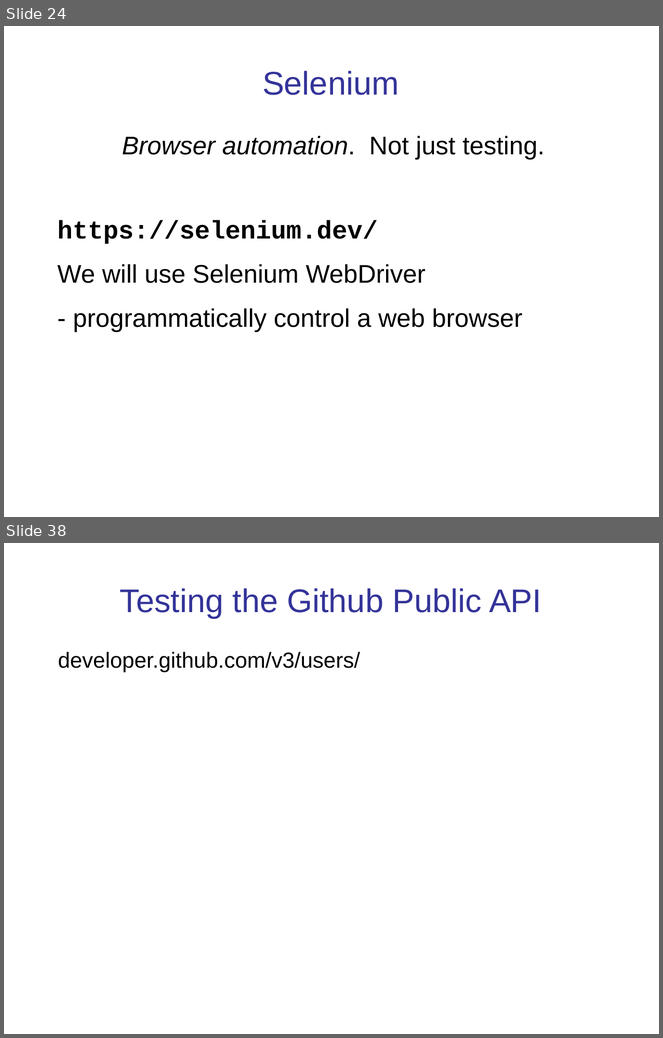
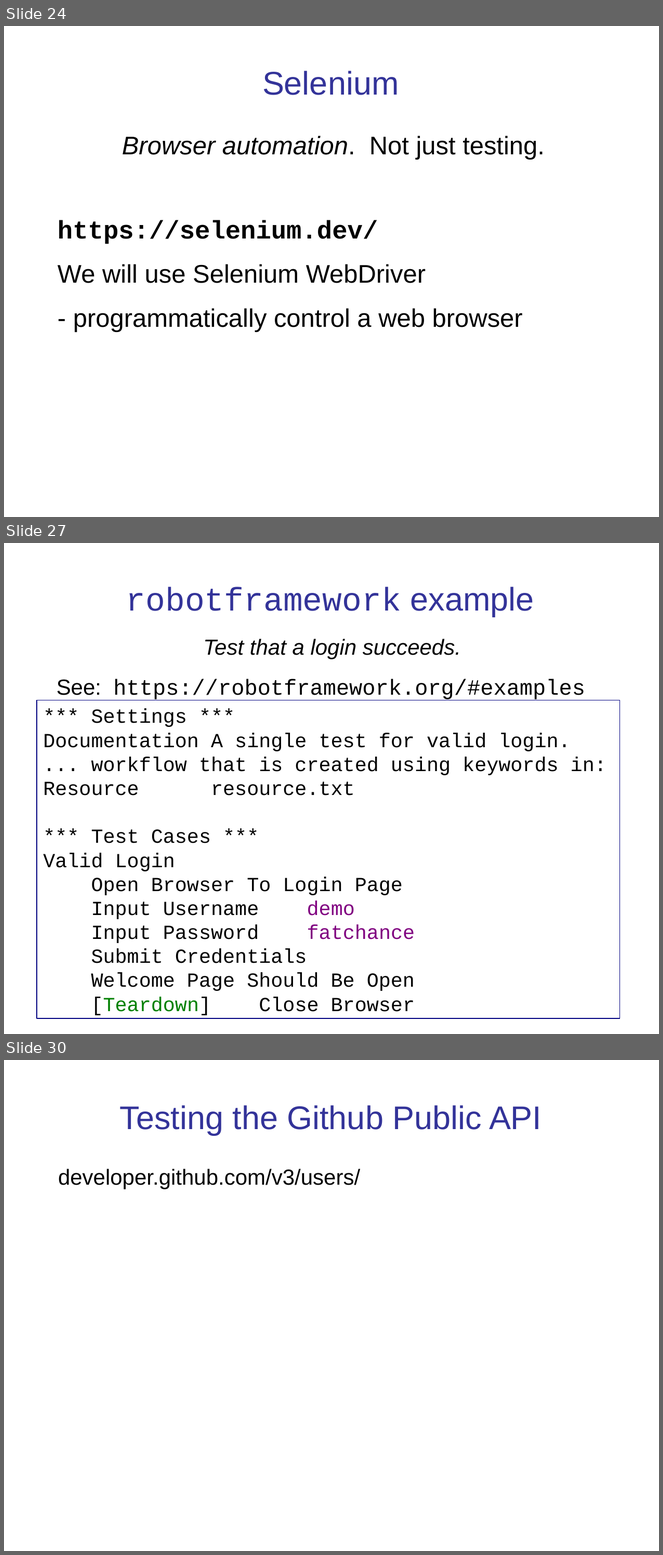
Before and after one commit to cpske/ISP, a slide deck: testing/WebTesting.ppt. Shown one above the other, each under a label of ours: slides 24 and 38 before the commit, slides 24, 27 and 30 after it; the slides between them are not shown. The pictures are 663x1038 and 663x1555 pixels, drawn with LibreOffice and Linux fonts; fonts in the diff are those of the drawing. Boxes give left, top, right and bottom in pixels: in the first picture for what was removed or moved away, otherwise in the second. Text is boxed around its words. In the diff, an @@ line names an element or a change of style, - is before the commit and + after.

```diff
--- a/testing/WebTesting.ppt
+++ b/testing/WebTesting.ppt
@@ slide 27 added at (x1=4, y1=543, x2=659, y2=1034), background #FFFFFF @@
@@ title added at (x1=126, y1=587, x2=534, y2=616), 36 pt, text #333399 @@
+robotframework example
@@ text added at (x1=57, y1=639, x2=585, y2=701), 24 pt, text #000000 @@
+Test that a login succeeds.
+See: https://robotframework.org/#examples
@@ rectangle added at (x1=37, y1=700, x2=620, y2=1019), outline #000080 0.74 pt, 22 pt, text #000000 @@
+*** Settings ***
+Documentation A single test for valid login.
+... workflow that is created using keywords in:
+Resource resource.txt
+*** Test Cases ***
+Valid Login
+Open Browser To Login Page
+Input Username demo
+Input Password fatchance
+Submit Credentials
+Welcome Page Should Be Open
+[Teardown] Close Browser
@@ what was slide 38 is now slide 30 @@
```
Also in this commit, not shown: 8 slides changed, 2 other slides added, 11 slides removed, 5 other files.
